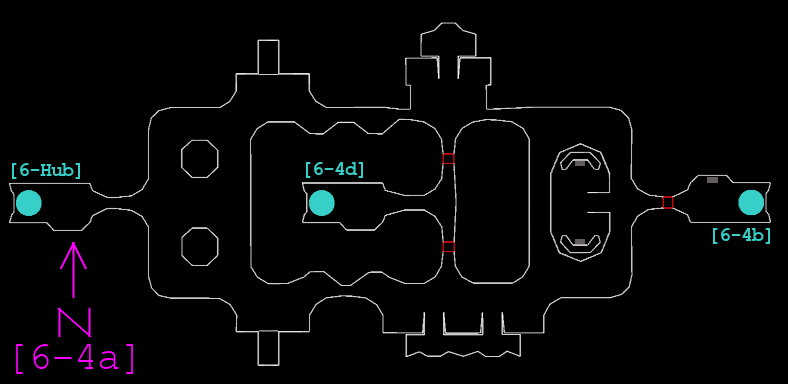
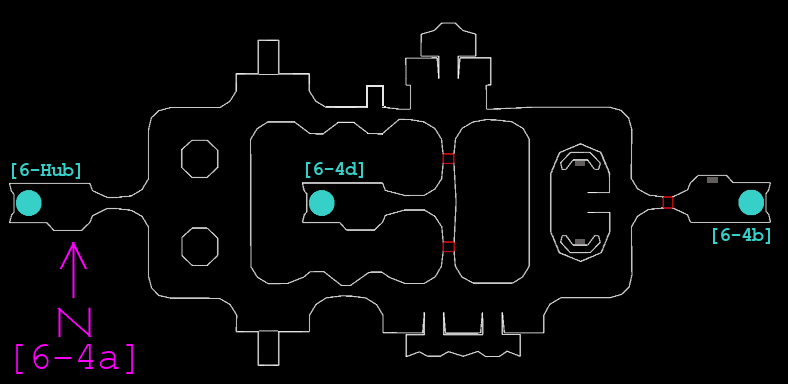
Before/after of a w=788, h=384 layered artwork. What changed in the layer stack:
painted on "Map" over 326, 85, 386, 135
